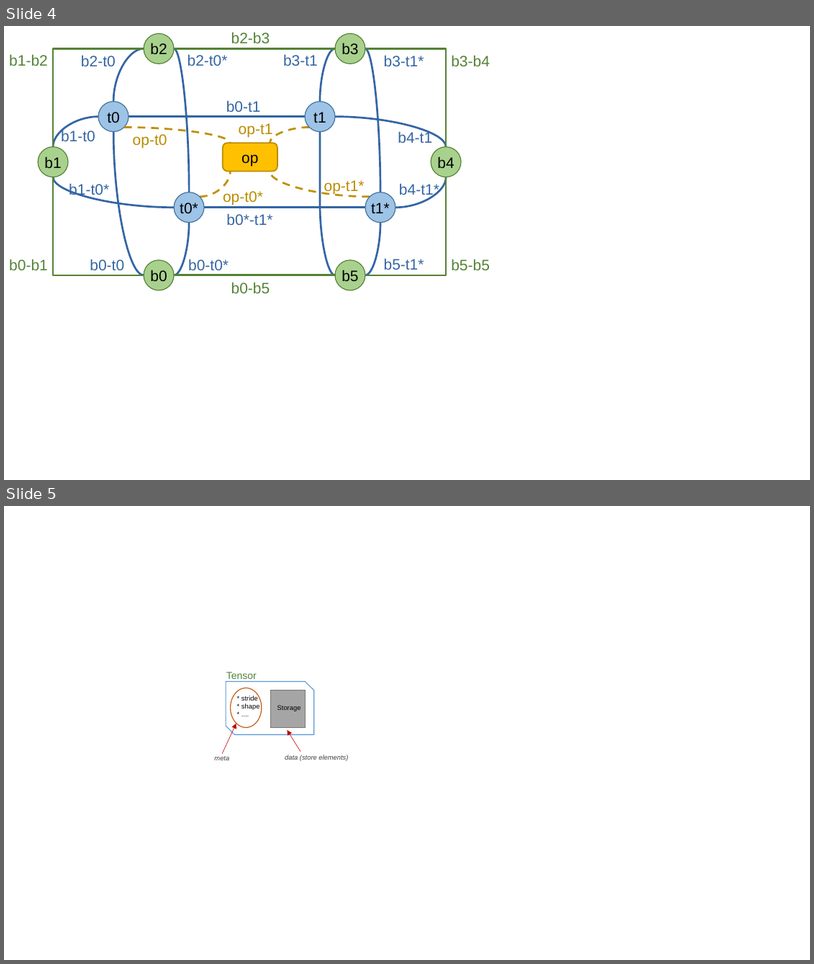
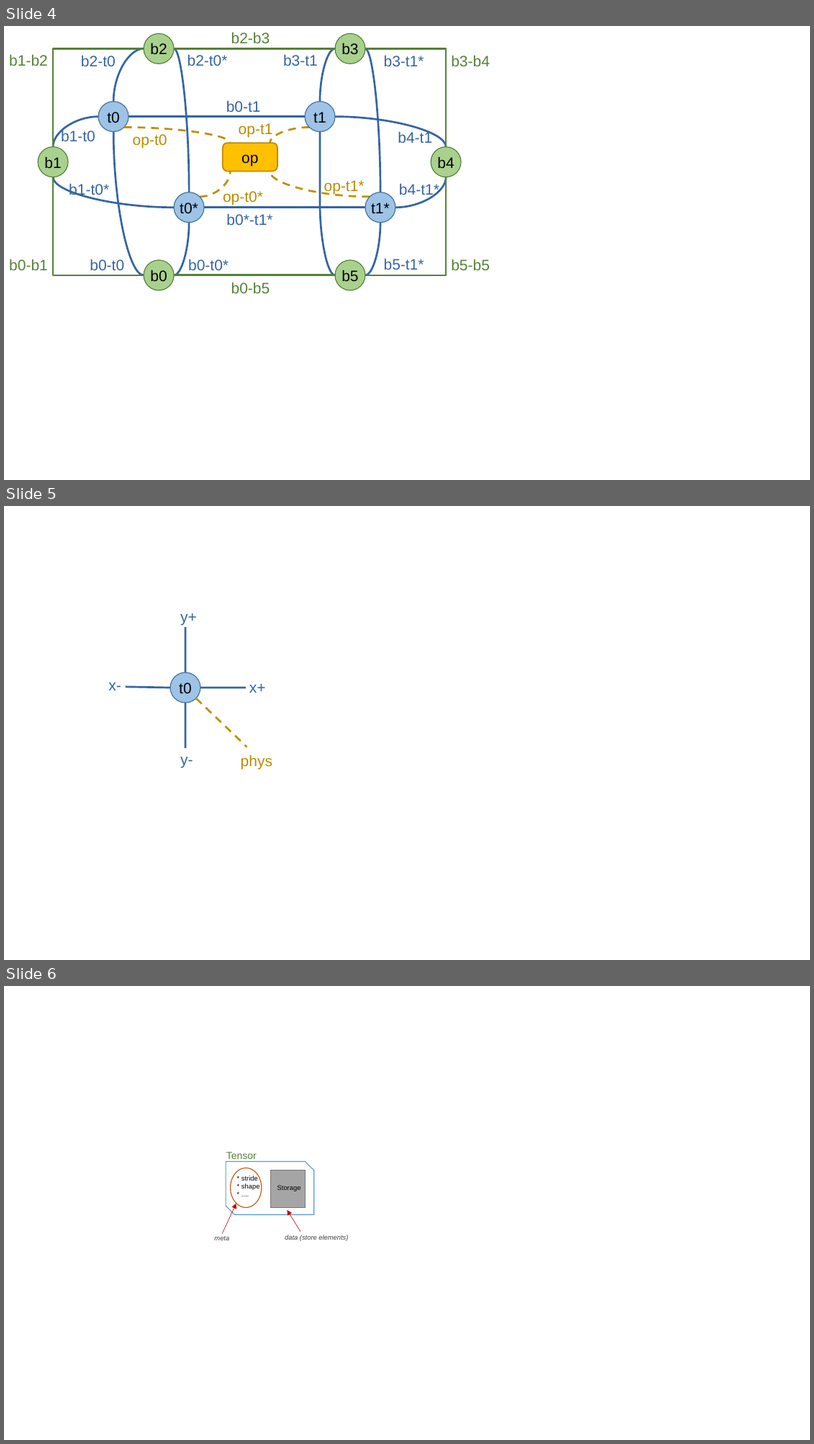
Before and after one commit to Cytnx-dev/Cytnx_doc, a slide deck: material/material.odp. Shown one above the other, each under a label of ours: slides 4 and 5 before the commit, slides 4, 5 and 6 after it. The pictures are 814x964 and 814x1444 pixels, drawn with LibreOffice and Linux fonts; fonts in the diff are those of the drawing. Boxes give left, top, right and bottom in pixels: in the first picture for what was removed or moved away, otherwise in the second. Text is boxed around its words. In the diff, an @@ line names an element or a change of style, - is before the commit and + after.

```diff
--- a/material/material.odp
+++ b/material/material.odp
@@ slide 5 added at (4, 506, 810, 960), background #FFFFFF @@
@@ text added at (180, 613, 197, 625), 18 pt, text #3465A4 @@
+y+
@@ line added from (185, 672) to (185, 627), #3465A4 2.3 pt @@
@@ ellipse added at (170, 672, 201, 703), fill #9DC3E6, outline #42719B 0.99 pt, 18 pt, text #000000 @@
+t0
@@ text added at (108, 682, 121, 690), 18 pt, text #3465A4 @@
+x-
@@ line added from (170, 687) to (126, 687), #3465A4 2.3 pt @@
@@ line added from (196, 698) to (247, 746), #BF9000 2.3 pt dashed @@
@@ line added from (201, 687) to (246, 687), #3465A4 2.3 pt @@
@@ text added at (250, 684, 266, 692), 18 pt, text #3465A4 @@
+x+
@@ line added from (185, 748) to (185, 703), #3465A4 2.3 pt @@
@@ text added at (180, 757, 193, 768), 18 pt, text #3465A4 @@
+y-
@@ text added at (241, 754, 273, 769), 18 pt, text #BA8C00 @@
+phys
@@ what was slide 5 is now slide 6 @@
```
Also in this commit, not shown: 17 other files.
